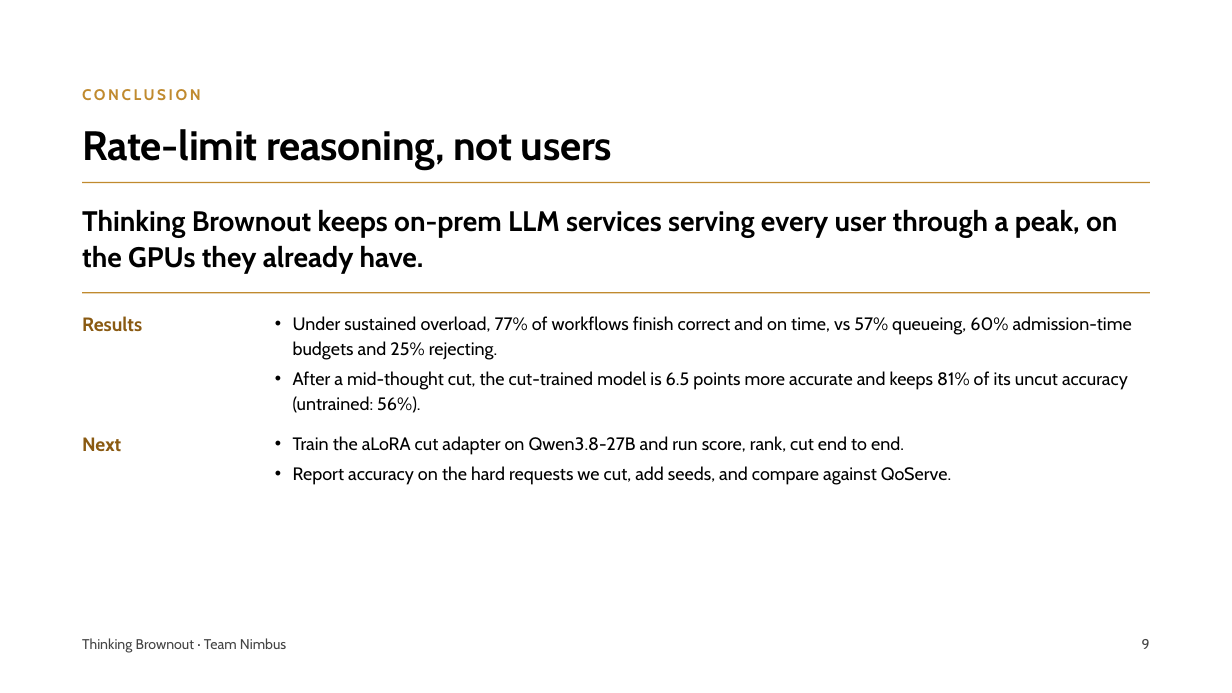
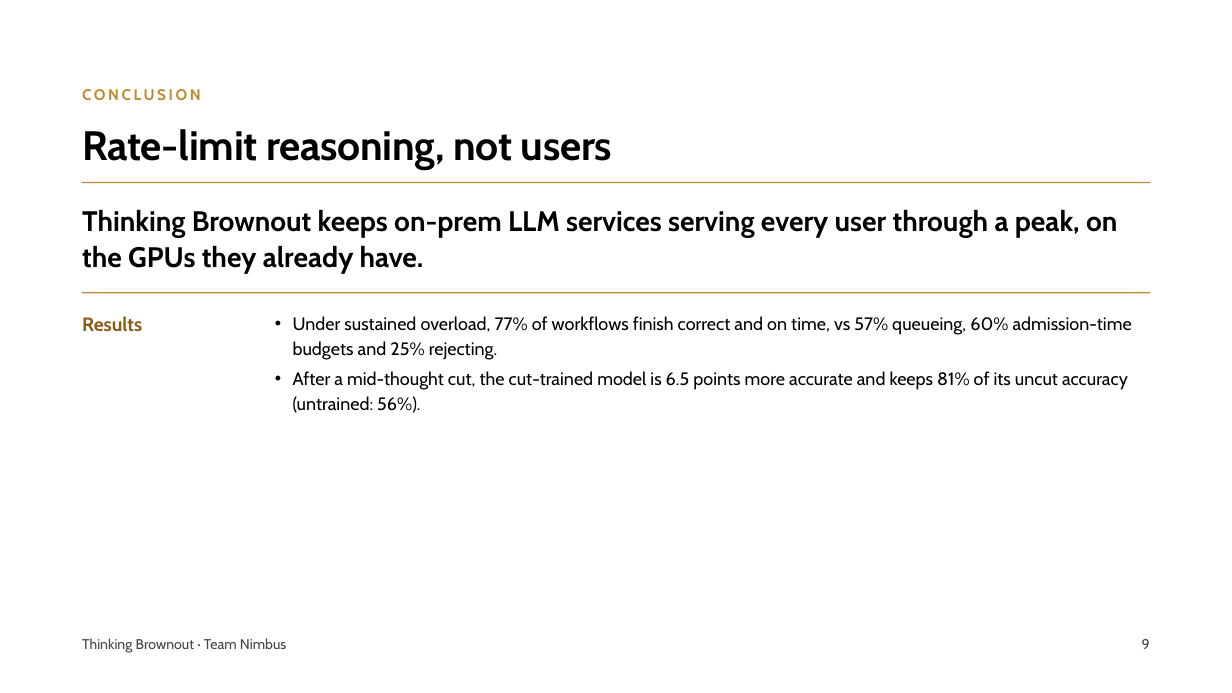
Before and after one commit to pyangyu/team1_nimbus_copy, a slide deck: slide 9 of Symposium Slides.pptx. Drawn at 1232x693 pixels with LibreOffice and Linux fonts; fonts in the diff are those of the drawing. Boxes give left, top, right and bottom in pixels: in the first picture for what was removed or moved away, otherwise in the second. Text is boxed around its words. In the diff, an @@ line names an element or a change of style, - is before the commit and + after.

Commit message:
Symposium Slides: conclusion without next steps

```diff
--- a/Symposium Slides.pptx
+++ b/Symposium Slides.pptx
@@ text removed at (82,437,121,452) @@
-Next
@@ text removed at (293,436,951,485) @@
-• Train the aLoRA cut adapter on Qwen3.8-27B and run score, rank, cut end to end.
-• Report accuracy on the hard requests we cut, add seeds, and compare against QoServe.
```
